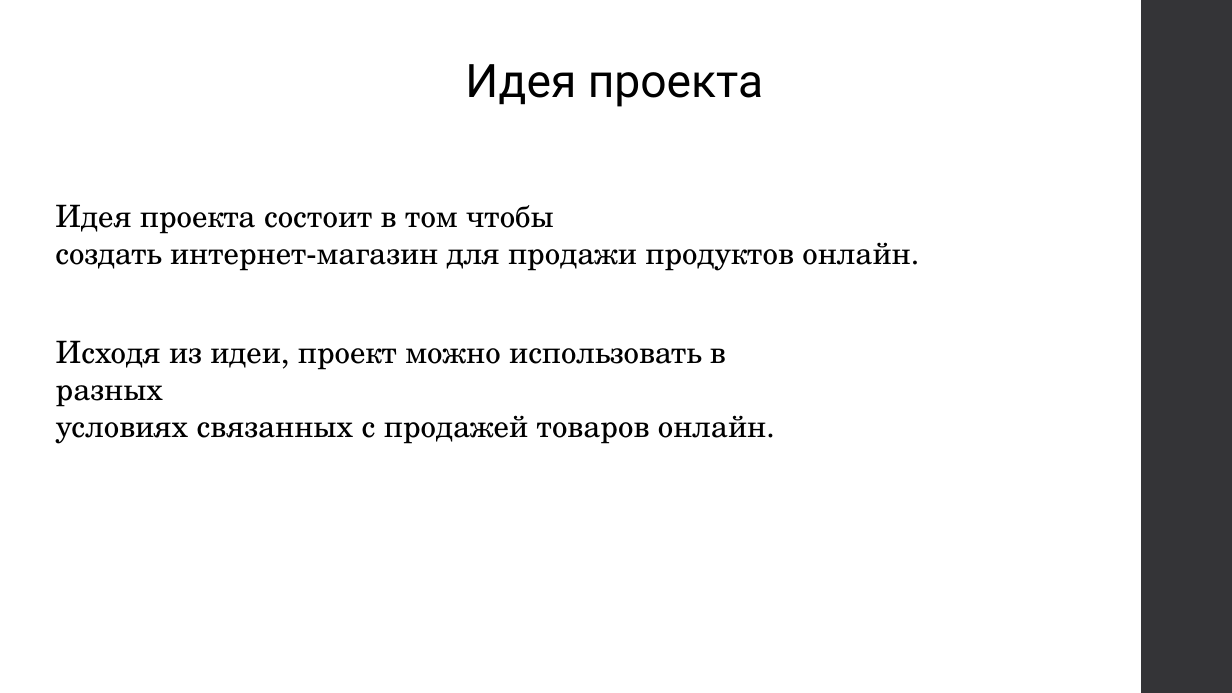
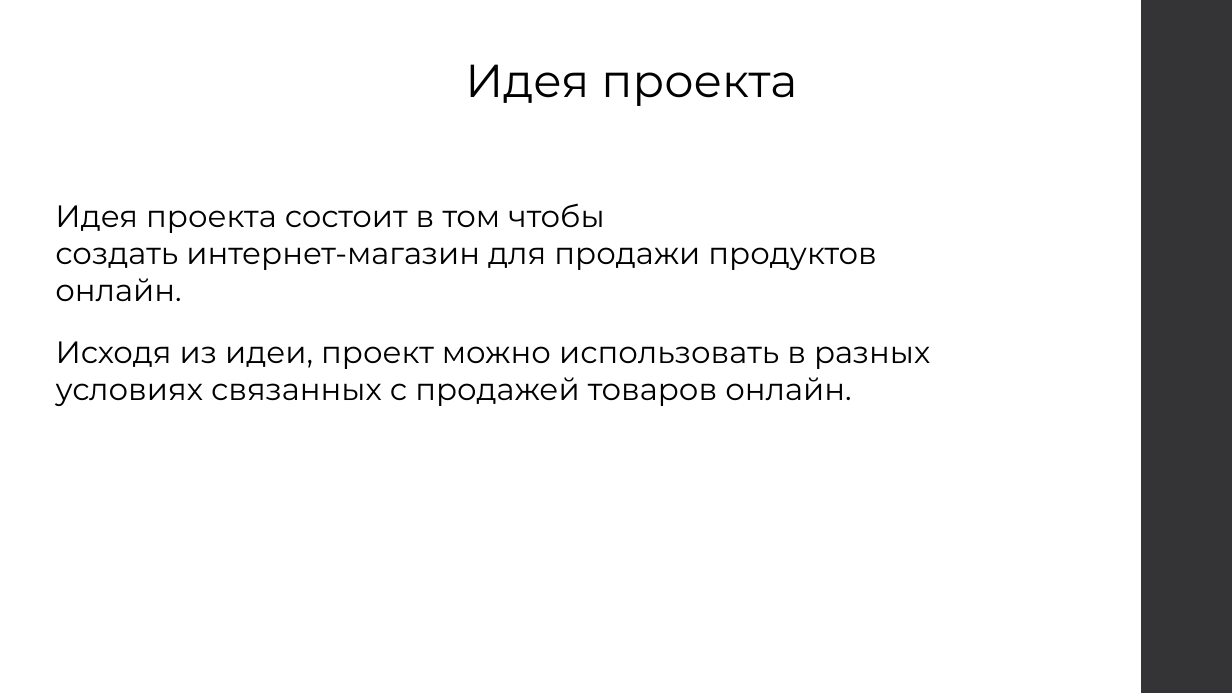
Before and after one commit to JabaXNT/YandexWEBProject, a slide deck: slide 2 of Zapiska/Представление Exchange.pptx. Drawn at 1232x693 pixels with LibreOffice and Linux fonts; fonts in the diff are those of the drawing. Boxes give left, top, right and bottom in pixels: in the first picture for what was removed or moved away, otherwise in the second. Text is boxed around its words. In the diff, an @@ line names an element or a change of style, - is before the commit and + after.

```diff
--- a/Zapiska/Представление Exchange.pptx
+++ b/Zapiska/Представление Exchange.pptx
@@ text "Идея проекта" at (x1=465, y1=64, x2=797, y2=106): font Roboto to Montserrat @@
@@ text "Идея проекта состоит в том ..." at (x1=55, y1=203, x2=876, y2=301): font TeX Gyre Schola to Montserrat @@
@@ text "Исходя из идеи, проект можно ..." at (x1=56, y1=341, x2=930, y2=406): font TeX Gyre Schola to Montserrat @@
```
Also in this commit, not shown: 5 other slides changed.
